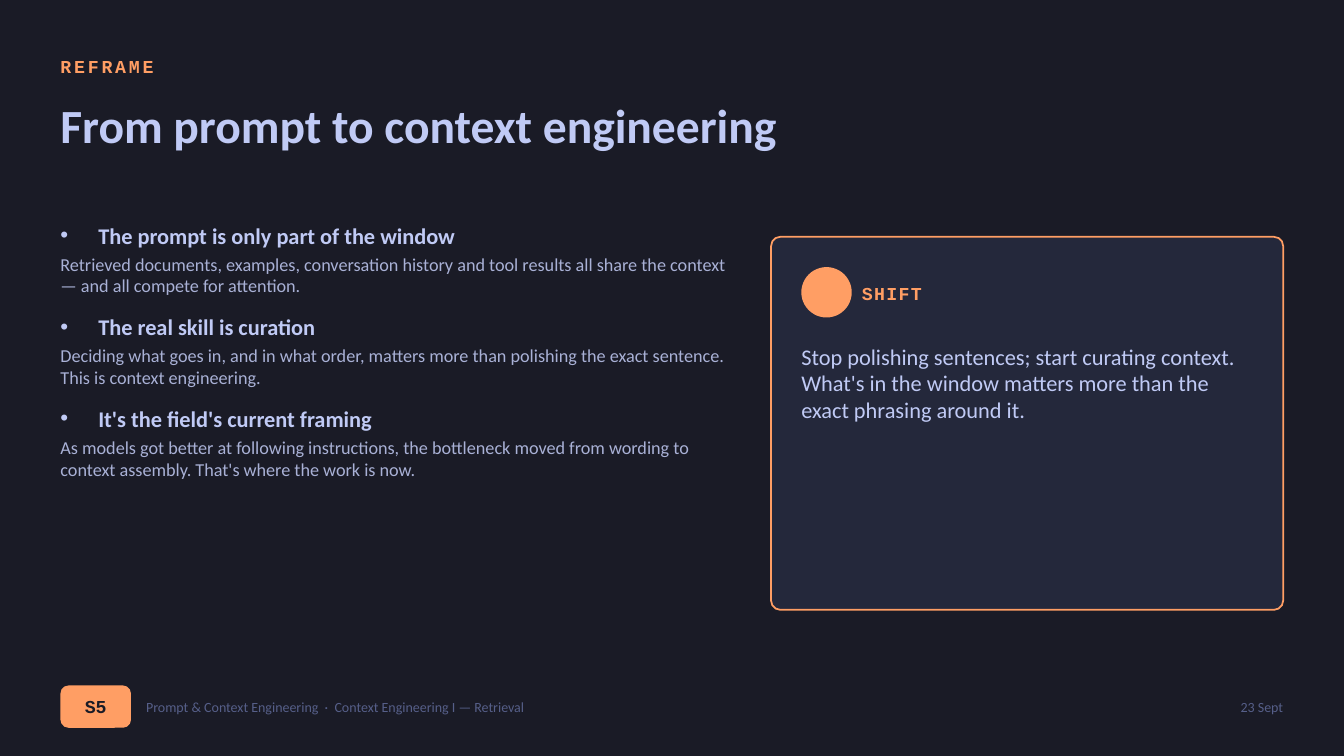
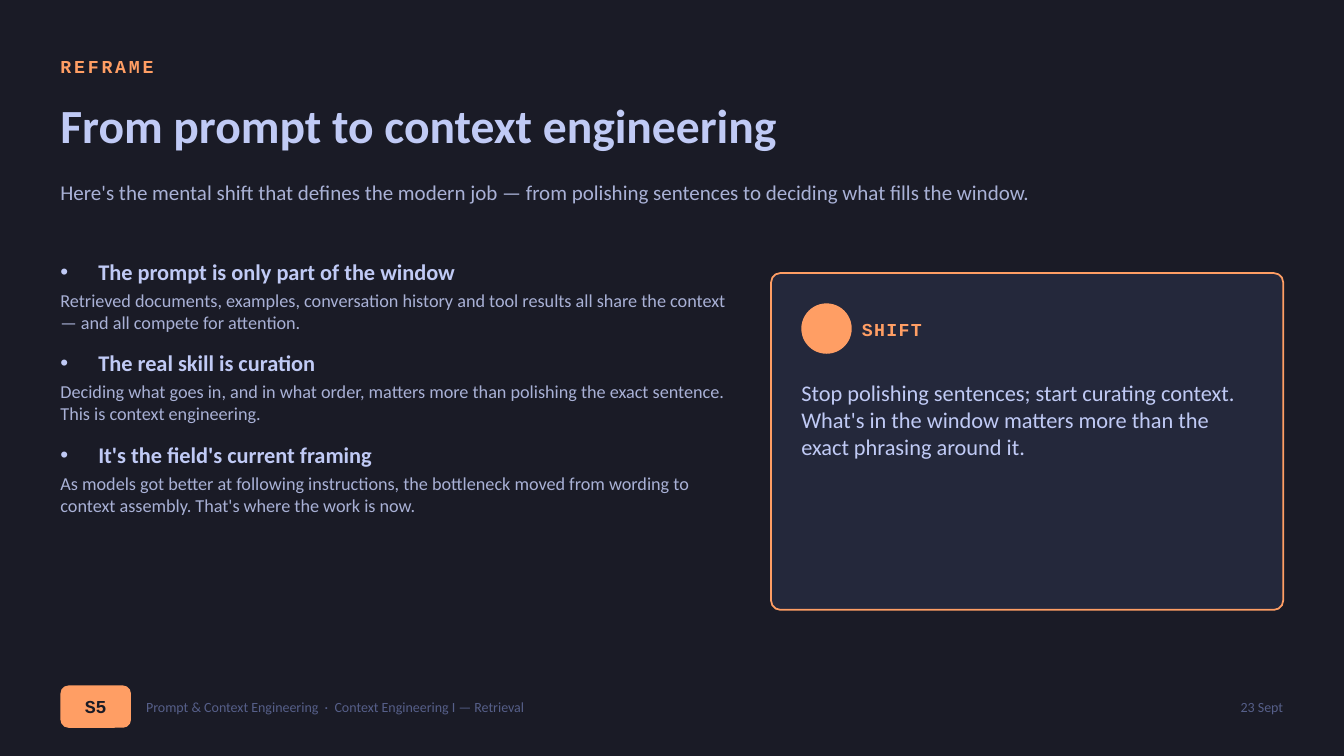
Before and after one commit to sduprey/langchain_courses, a slide deck: slide 4 of prompt-engineering-course/prompt_engineering_presentation_support/PE_S5_context-retrieval.pptx. Drawn at 1344x756 pixels with LibreOffice and Linux fonts; fonts in the diff are those of the drawing. Boxes give left, top, right and bottom in pixels: in the first picture for what was removed or moved away, otherwise in the second. Text is boxed around its words. In the diff, an @@ line names an element or a change of style, - is before the commit and + after.

```diff
--- a/prompt-engineering-course/prompt_engineering_presentation_support/PE_S5_context-retrieval.pptx
+++ b/prompt-engineering-course/prompt_engineering_presentation_support/PE_S5_context-retrieval.pptx
@@ text added at [60, 185, 1029, 204], 15 pt, text #A9B1D6 @@
+Here's the mental shift that defines the modern job — from polishing sentences to deciding what fills the window.
@@ text "The prompt is only part ...": place and size @@
-text "The prompt is only part ..." at [60, 228, 725, 479]
+text "The prompt is only part ..." at [60, 264, 725, 515]
@@ rounded rectangle: place and size @@
-rounded rectangle at [771, 237, 1284, 610]
+rounded rectangle at [771, 273, 1284, 610]
@@ rounded rectangle at [771, 273, 1284, 610]: proportions changed @@
@@ ellipse: place and size @@
-ellipse at [802, 267, 852, 318]
+ellipse at [802, 303, 852, 354]
@@ text "SHIFT": place and size @@
-text "SHIFT" at [862, 288, 922, 300]
+text "SHIFT" at [862, 324, 922, 336]
@@ text "Stop polishing sentences; start curating ...": place and size @@
-text "Stop polishing sentences; start curating ..." at [801, 349, 1234, 422]
+text "Stop polishing sentences; start curating ..." at [801, 385, 1234, 459]
```
Also in this commit, not shown: 6 other slides changed, 18 other files.
